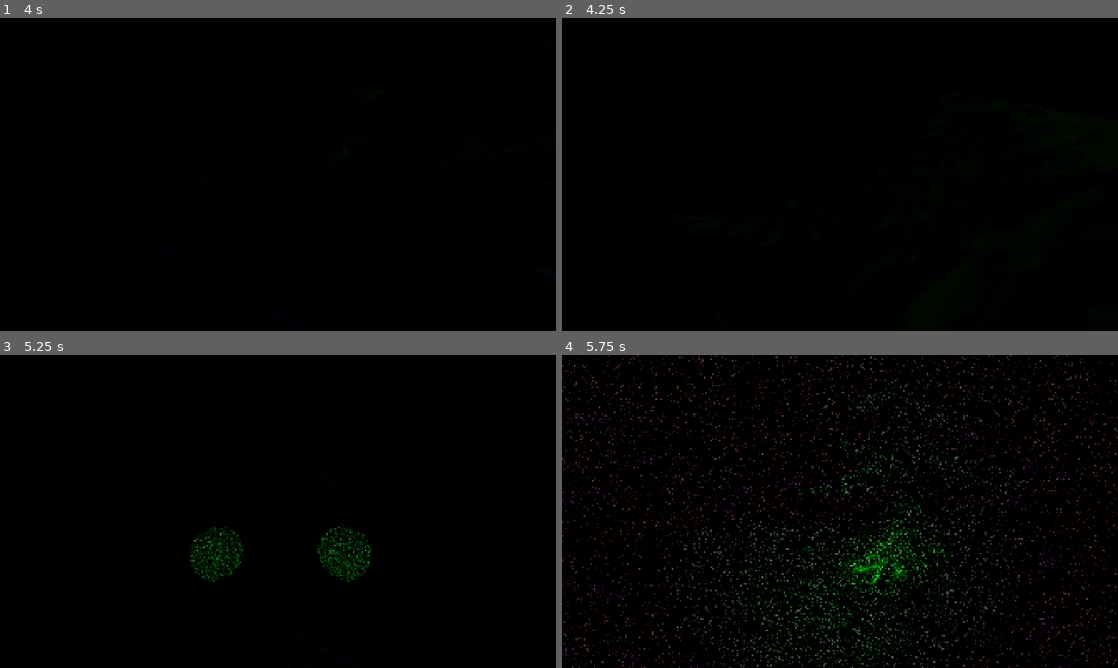
Above: before the commit, frames 1-4 (two rows, left to right).
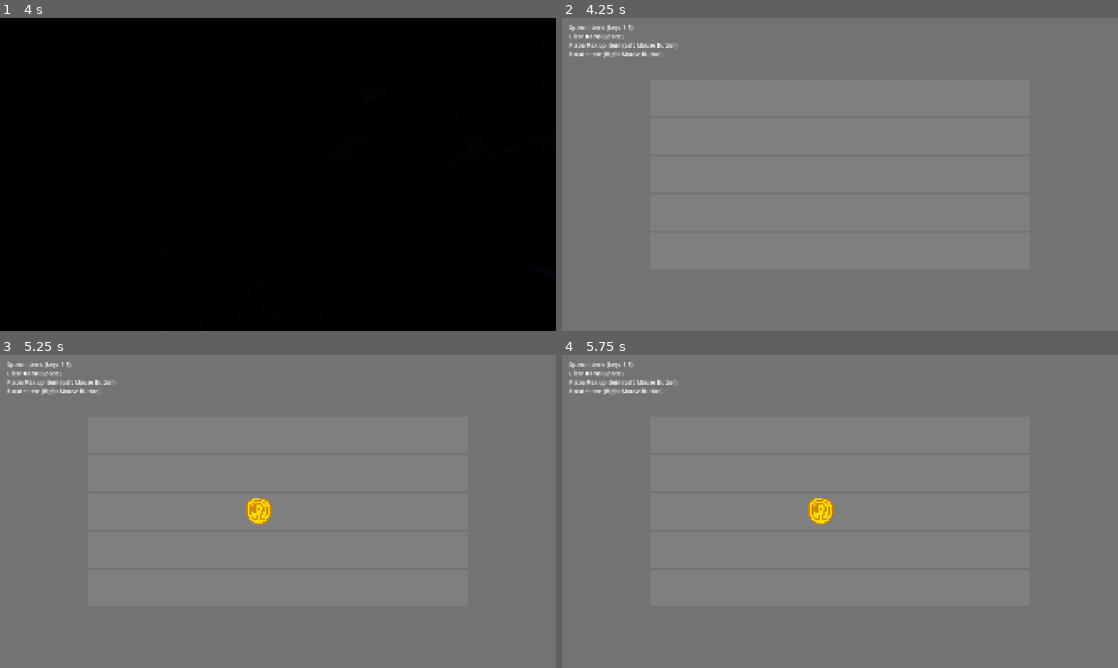
Above: after the commit, the same moments.

Repository: ZorioDEV/IGME590-FinalProject
Game: Godot game, scene res://scenes/main_scene.tscn
Same seed, same stepped clock (60 frames per second), same inputs: the game is played once before the commit and once after it.
Inputs (mouse positions are in pixels of both pictures, inside the frame that each line leads up to):
- Up to frame 1 (4 s): tap Enter (ui_accept) at 0.5, 0.77, 0.8, 1.07, 1.25, 1.35, 1.52, 1.82, 2.3, 3.02, 3.32, 3.77, 3.8 s; move the mouse to (305, 174) at 0.52 s; hold E (night_vision) 0.53-1.28 s; hold W (move_up) from 0.53 s (still down); click (305, 174) at 0.67 s; move the mouse to (250, 174) at 1.27 s; click (250, 174) at 1.42 s; tap E (night_vision) at 1.55, 3.05 s; move the mouse to (289, 168) at 2.02 s; hold E (night_vision) 2.03-2.78 s; click (289, 168) at 2.17 s; move the mouse to (272, 180) at 2.77 s; tap Space (Clear Items, bound only after the commit) at 2.85 s; click (272, 180) at 2.92 s; move the mouse to (316, 177) at 3.52 s; press the mouse at (316, 177) at 3.53 s
- Up to frame 2 (4.25 s): keep holding W (move_up); tap Enter (ui_accept) at 4.07 s; tap Q (toggle_inventory, bound only after the commit) at 4.15 s
- Up to frame 3 (5.25 s): keep holding W (move_up); move the mouse to (233, 508) at 4.27 s; release the mouse at (233, 508) at 4.28 s; right-click (233, 508) at 4.35 s; click (233, 508) at 4.42 s; tap Enter (ui_accept) at 4.52, 4.82, 5 s; tap E (night_vision) at 4.55 s; move the mouse to (283, 511) at 5.02 s; hold 1 (Spawn Item 1, bound only after the commit) from 5.03 s (still down); click (283, 511) at 5.17 s
- Up to frame 4 (5.75 s): keep holding W (move_up); keep holding 1 (Spawn Item 1, bound only after the commit); tap Enter (ui_accept) at 5.3 s

Frame 1 is identical in both runs. In frame 2, 100% of the frame differs, in the area x 0-100%, y 0-100%; in frame 3, 100%; in frame 4, 100%.

Commit message:
Add Toggle Inventory on Screen

Diff:
--- a/tjb-enhanced-vision/SpatialInventory/Scripts/GridContainer.gd
+++ b/tjb-enhanced-vision/SpatialInventory/Scripts/GridContainer.gd
@@ -35,6 +35,8 @@
 		display_availability(active_item)
 
 func _input(event):
+	if not is_visible_in_tree():
+		return
 	if active_item != null:
 		if event.is_action_pressed("Place Item"):
 			place_item(active_item)
--- a/tjb-enhanced-vision/SpatialInventory/Scripts/Inventory.gd
+++ b/tjb-enhanced-vision/SpatialInventory/Scripts/Inventory.gd
@@ -49,6 +49,8 @@
 		InputMap.action_add_event("Clear Items", ev)
 
 func _input(event):
+	if not is_visible_in_tree():
+		return
 	if event.is_action_pressed("Spawn Item 1"):
 		spawn_item(load("res://SpatialInventory/Assets/Items/coin_item.tres"))
 	if event.is_action_pressed("Spawn Item 2"):
--- a/tjb-enhanced-vision/project.godot
+++ b/tjb-enhanced-vision/project.godot
@@ -54,6 +54,11 @@
 "events": [Object(InputEventKey,"resource_local_to_scene":false,"resource_name":"","device":-1,"window_id":0,"alt_press …(192 unchanged characters)…
 ]
 }
+toggle_inventory={
+"deadzone": 0.2,
+"events": [Object(InputEventKey,"resource_local_to_scene":false,"resource_name":"","device":-1,"window_id":0,"alt_pressed":false,"shift_pressed":false,"ctrl_pressed":false,"meta_pressed":false,"pressed":false,"keycode":0,"physical_keycode":81,"key_label":0,"unicode":113,"location":0,"echo":false,"script":null)
+]
+}
 
 [layer_names]
 
--- a/tjb-enhanced-vision/scenes/player.tscn
+++ b/tjb-enhanced-vision/scenes/player.tscn
@@ -3,6 +3,7 @@
 [ext_resource type="Script" uid="uid://hk0kqy434s64" path="res://scripts/player.gd" id="1_g2els"]
 [ext_resource type="PackedScene" uid="uid://c36d3gjvvfwlo" path="res://scenes/goggle_scene.tscn" id="2_qhqgy"]
 [ext_resource type="Shader" uid="uid://cxtikqkgdn7y2" path="res://shaders/night_vision.gdshader" id="3_qhqgy"]
+[ext_resource type="PackedScene" uid="uid://c8c8am1sbhqhj" path="res://SpatialInventory/spatial_inventory.tscn" id="4_inv"]
 
 [sub_resource type="ShaderMaterial" id="ShaderMaterial_qhqgy"]
 shader = ExtResource("3_qhqgy")
@@ -117,3 +118,9 @@
 
 [node name="AnimationPlayer" type="AnimationPlayer" parent="." unique_id=74654347]
 libraries/ = SubResource("AnimationLibrary_qlg0r")
+
+[node name="InventoryLayer" type="CanvasLayer" parent="." unique_id=1843920571]
+layer = 2
+visible = false
+
+[node name="Inventory" parent="InventoryLayer" unique_id=692284013 instance=ExtResource("4_inv")]
--- a/tjb-enhanced-vision/scripts/player.gd
+++ b/tjb-enhanced-vision/scripts/player.gd
@@ -10,6 +10,7 @@
 @onready var night_overlay: CanvasLayer = $Head/CanvasLayer
 @onready var night_animation: AnimationPlayer = $AnimationPlayer
 @onready var goggles: Node3D = $Head/GoggleScene
+@onready var inventory_layer: CanvasLayer = $InventoryLayer
 
 const GOGGLE_ANIM := "raise_goggle"
 const FADE_IN_TIME := 0.6
@@ -18,6 +19,7 @@
 var goggles_wanted := false
 var night_light_energy: float
 var fade_tween: Tween
+var inventory_open := false
 
 func _ready() -> void:
 	Input.set_mouse_mode(Input.MOUSE_MODE_CAPTURED)
@@ -32,7 +34,13 @@
 
 
 func _unhandled_input(event: InputEvent) -> void:
-	if event.is_action_pressed("night_vision"):
+	if event.is_action_pressed("toggle_inventory"):
+		#inventory is unavailable while the goggles are up (or going up)
+		if inventory_open or not goggles_wanted:
+			_set_inventory_open(not inventory_open)
+		return
+
+	if event.is_action_pressed("night_vision") and not inventory_open:
 		goggles_wanted = not goggles_wanted
 		if goggles_wanted:
 			#raises the goggles
@@ -47,6 +55,12 @@
 	#turns on night vision after animation
 	if anim_name == GOGGLE_ANIM and goggles_wanted:
 		_set_night_vision(true)
+
+
+func _set_inventory_open(open: bool) -> void:
+	inventory_open = open
+	inventory_layer.visible = open
+	Input.set_mouse_mode(Input.MOUSE_MODE_VISIBLE if open else Input.MOUSE_MODE_CAPTURED)
 
 
 func _set_night_vision(on: bool) -> void:
@@ -69,12 +83,14 @@
 		velocity += get_gravity() * delta
 
 	# Handle jump.
-	if Input.is_action_just_pressed("ui_accept") and is_on_floor():
+	if Input.is_action_just_pressed("ui_accept") and is_on_floor() and not inventory_open:
 		velocity.y = JUMP_VELOCITY
 
 	# Get the input direction and handle the movement/deceleration.
 	# As good practice, you should replace UI actions with custom gameplay actions.
-	var input_dir := Input.get_vector("move_left", "move_right", "move_up", "move_down")
+	var input_dir := Vector2.ZERO
+	if not inventory_open:
+		input_dir = Input.get_vector("move_left", "move_right", "move_up", "move_down")
 	var direction := (transform.basis * Vector3(input_dir.x, 0, input_dir.y)).normalized()
 	if direction:
 		velocity.x = direction.x * SPEED
@@ -87,7 +103,7 @@
 
 
 func _input(event: InputEvent) -> void:
-	if event is InputEventMouseMotion:
+	if event is InputEventMouseMotion and not inventory_open:
 		rotate_y(-event.relative.x * sensitivity)
 		head.rotate_x(-event.relative.y * sensitivity)
 		head.rotation.x = clamp(head.rotation.x, deg_to_rad(-90.0), deg_to_rad(90.0))
